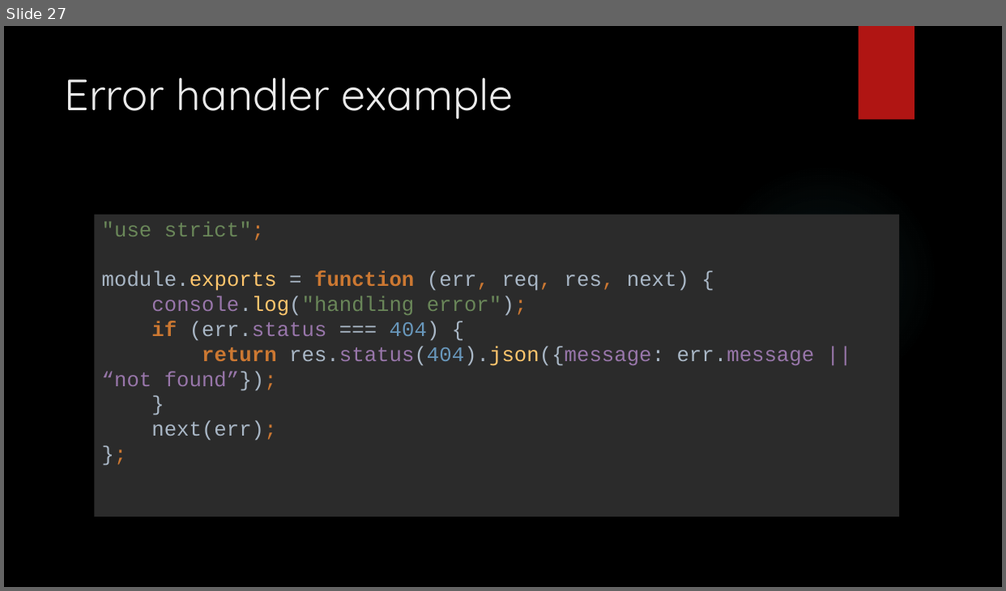
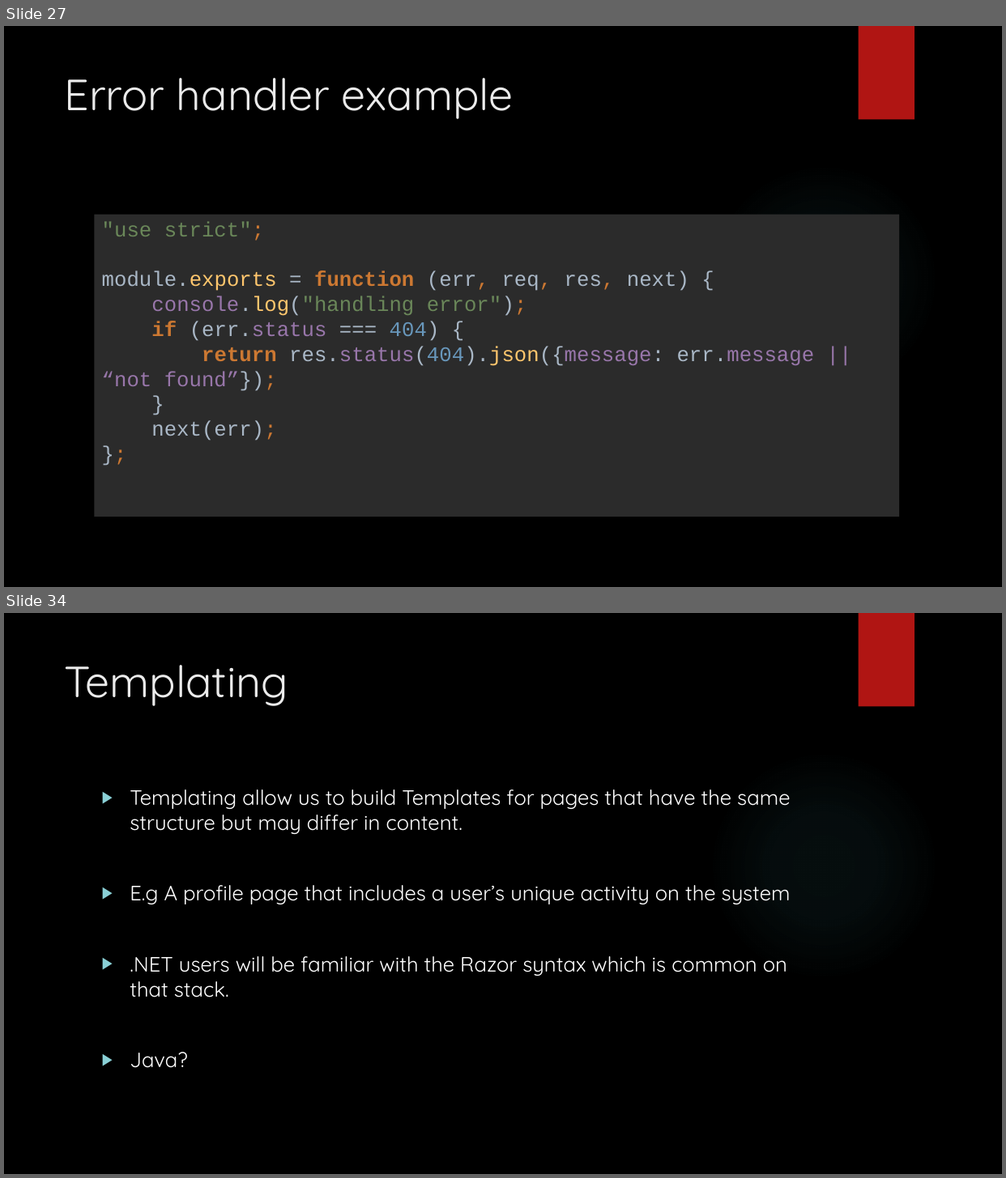
Before and after one commit to entelect/MEANForum, a slide deck: Part4 - Express/EXPRESS JS.pptx. Shown one above the other, each under a label of ours: slide 27 before the commit, slides 27 and 34 after it; the slides between them are not shown. The pictures are 1006x591 and 1006x1178 pixels, drawn with LibreOffice and Linux fonts; fonts in the diff are those of the drawing; background and template pictures are left out. Boxes give left, top, right and bottom in pixels: in the first picture for what was removed or moved away, otherwise in the second. Text is boxed around its words. In the diff, an @@ line names an element or a change of style, - is before the commit and + after.

```diff
--- a/Part4 - Express/EXPRESS JS.pptx
+++ b/Part4 - Express/EXPRESS JS.pptx
@@ slide 34 added at (4,613,1002,1174), background picture (left out); not listed: 2 template elements that a slide beside it also shows @@
@@ title added at (65,665,289,706), 42 pt, text #EBEBEB @@
+Templating
@@ text added at (130,790,791,1068), 20 pt, text #FFFFFF @@
+▶ Templating allow us to build Templates for pages that have the same structure but may differ in content.
+▶ E.g A profile page that includes a user’s unique activity on the system
+▶ .NET users will be familiar with the Razor syntax which is common on that stack.
+▶ Java?
```
Also in this commit, not shown: 11 other slides added, 13 other files.
